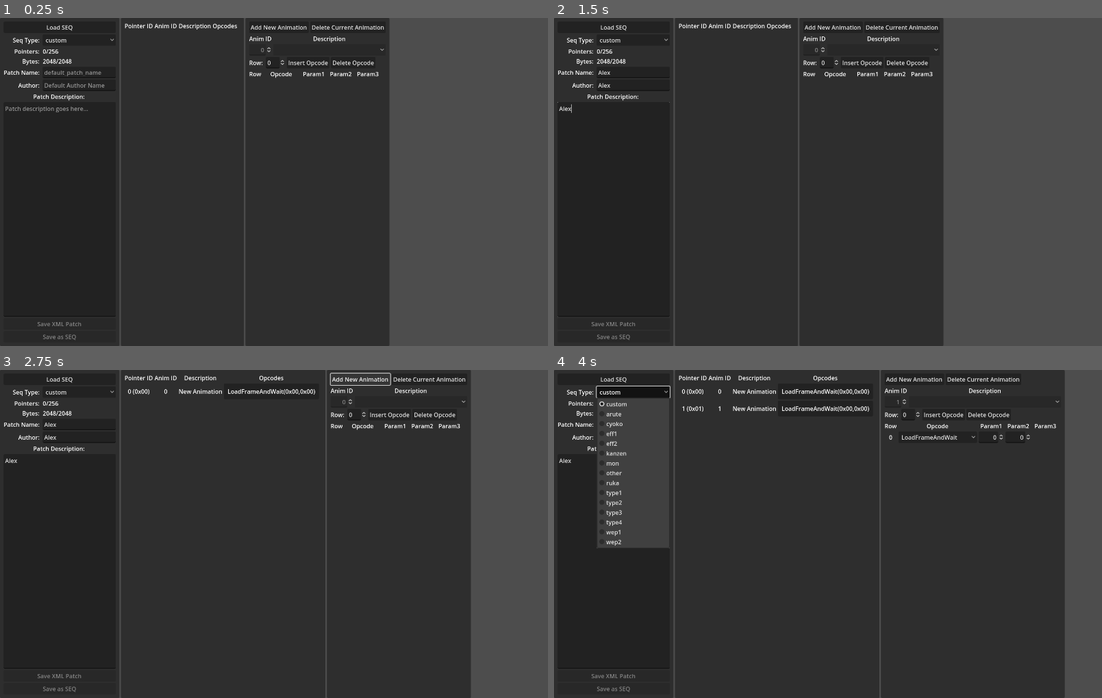
Above: before the commit, frames 1-4 (two rows, left to right).
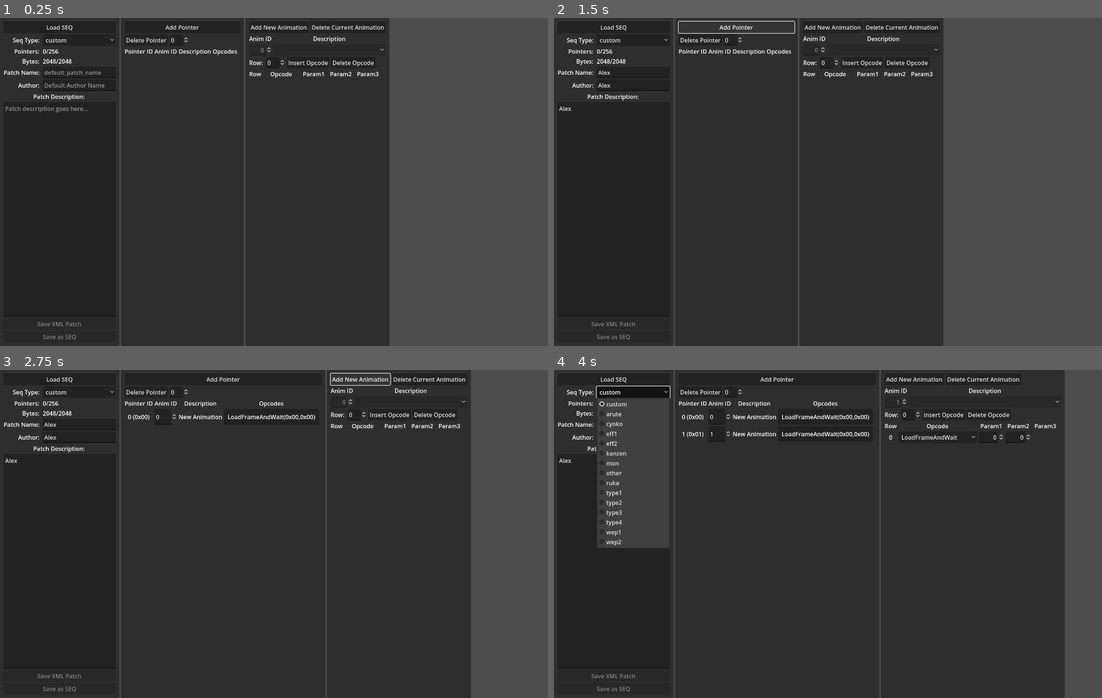
Above: after the commit, the same moments.

Repository: mrgudenheim/fftae
Game: Godot game, scene res://main.tscn
The game is run twice, just before and just after one commit, with the same random seed, the same clock (stepped at 60 frames per second) and the same inputs.
Inputs (mouse positions are in pixels of both pictures, inside the frame that each line leads up to):
- Up to frame 1 (0.25 s): no input
- Up to frame 2 (1.5 s): click (630, 73) at 0.52 s; type "Alex" at 0.6 s; click (630, 83) at 0.75 s; type "Alex" at 0.83 s; click (614, 208) at 0.98 s; type "Alex" at 1.07 s; click (734, 27) at 1.25 s, where only the run after the commit has a clickable "Add Pointer"
- Up to frame 3 (2.75 s): click "Add New Animation" at 2 s
- Up to frame 4 (4 s): click "Add New Animation" at 2.75 s; click "custom" at 3.5 s

The runs differ from the first frame. In frame 1, 0.4% of the frame differs, in the area x 22-44%, y 1-12%; in frame 2, 0.5%; in frame 3, 0.8%; in frame 4, 1.3%, in the area x 22-58%, y 1-22%.

Commit message:
allow editing pointer added placeholder ui for adding and deleting pointer

Diff:
--- a/main.gd
+++ b/main.gd
@@ -200,9 +200,13 @@
 		pointer_id_label.text = id
 		pointer_id_label.horizontal_alignment = HORIZONTAL_ALIGNMENT_CENTER
 
-		var anim_id_label: Label = Label.new()
-		anim_id_label.text = str(pointer)
-		anim_id_label.horizontal_alignment = HORIZONTAL_ALIGNMENT_CENTER
+		#var anim_id_label: Label = Label.new()
+		#anim_id_label.text = str(pointer)
+		#anim_id_label.horizontal_alignment = HORIZONTAL_ALIGNMENT_CENTER
+
+		var anim_id_spinbox: SpinBox = SpinBox.new()
+		anim_id_spinbox.value = pointer
+		anim_id_spinbox.max_value = seq_local.sequences.size() - 1
 
 		var description_label: Label = Label.new()
 		description_label.text = description
@@ -216,9 +220,18 @@
 
 
 		animations_grid_parent.add_child(pointer_id_label)
-		animations_grid_parent.add_child(anim_id_label)
+		animations_grid_parent.add_child(anim_id_spinbox)
 		animations_grid_parent.add_child(description_label)
 		animations_grid_parent.add_child(opcodes_panel)
+
+		# update text for new animation pointed at
+		anim_id_spinbox.value_changed.connect(
+			func(new_value):
+				seq_local.sequence_pointers[index] = new_value
+				var new_sequence: Sequence = seq_local.sequences[new_value]
+				description_label.text = new_sequence.seq_name
+				opcodes_label.text = new_sequence.to_string_hex("\n")
+				)
 
 
 func populate_opcode_list(opcode_grid_parent: GridContainer, seq_id: int) -> void:
--- a/main.tscn
+++ b/main.tscn
@@ -182,19 +182,19 @@
 [node name="VBoxContainer" type="VBoxContainer" parent="HBoxContainer/AnimationsList/MarginContainer"]
 layout_mode = 2
 
-[node name="HBoxContainer" type="HBoxContainer" parent="HBoxContainer/AnimationsList/MarginContainer/VBoxContainer"]
-visible = false
-layout_mode = 2
-
-[node name="InsertAnimation" type="Button" parent="HBoxContainer/AnimationsList/MarginContainer/VBoxContainer/HBoxContainer"]
-layout_mode = 2
-disabled = true
-text = "Append Animation"
-
-[node name="DeleteAnimation" type="Button" parent="HBoxContainer/AnimationsList/MarginContainer/VBoxContainer/HBoxContainer"]
-layout_mode = 2
-disabled = true
-text = "Delete Animation"
+[node name="AddPointer" type="Button" parent="HBoxContainer/AnimationsList/MarginContainer/VBoxContainer"]
+layout_mode = 2
+text = "Add Pointer"
+
+[node name="Functions" type="HBoxContainer" parent="HBoxContainer/AnimationsList/MarginContainer/VBoxContainer"]
+layout_mode = 2
+
+[node name="DeletePointer" type="Button" parent="HBoxContainer/AnimationsList/MarginContainer/VBoxContainer/Functions"]
+layout_mode = 2
+text = "Delete Pointer"
+
+[node name="RowSpinBox" type="SpinBox" parent="HBoxContainer/AnimationsList/MarginContainer/VBoxContainer/Functions"]
+layout_mode = 2
 
 [node name="ScrollContainer" type="ScrollContainer" parent="HBoxContainer/AnimationsList/MarginContainer/VBoxContainer"]
 layout_mode = 2
